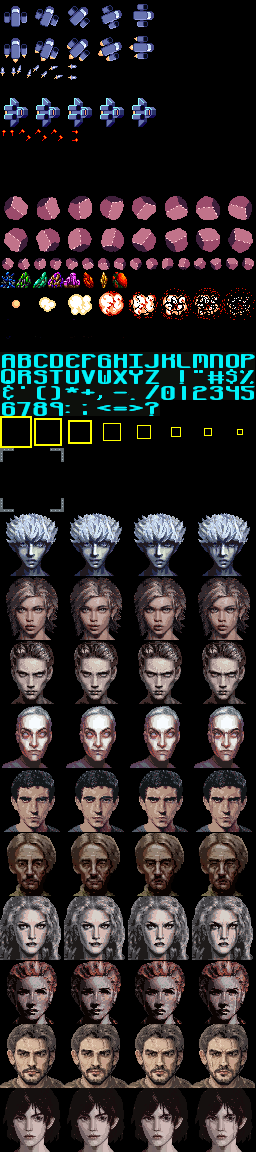
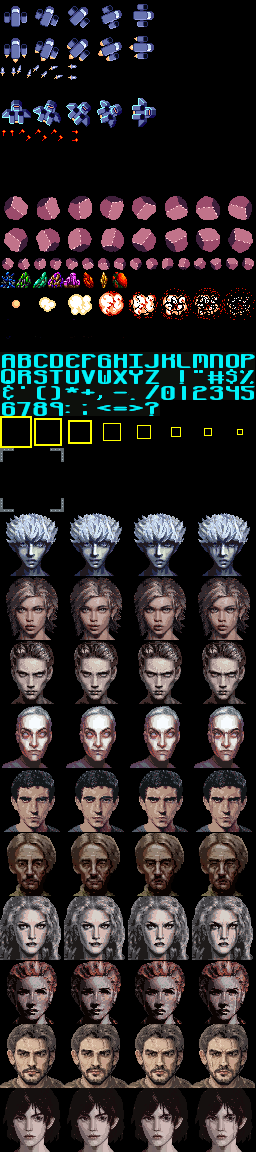
Before/after of a 256×1152 layered artwork. What changed in the layer stack:
painted on "Background" over left=2, top=98, right=124, bottom=128
